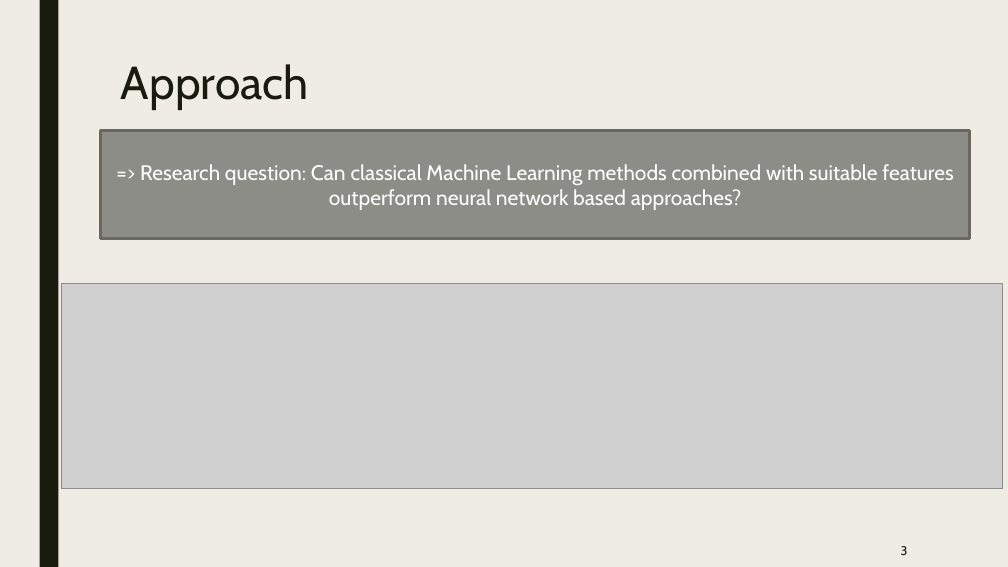
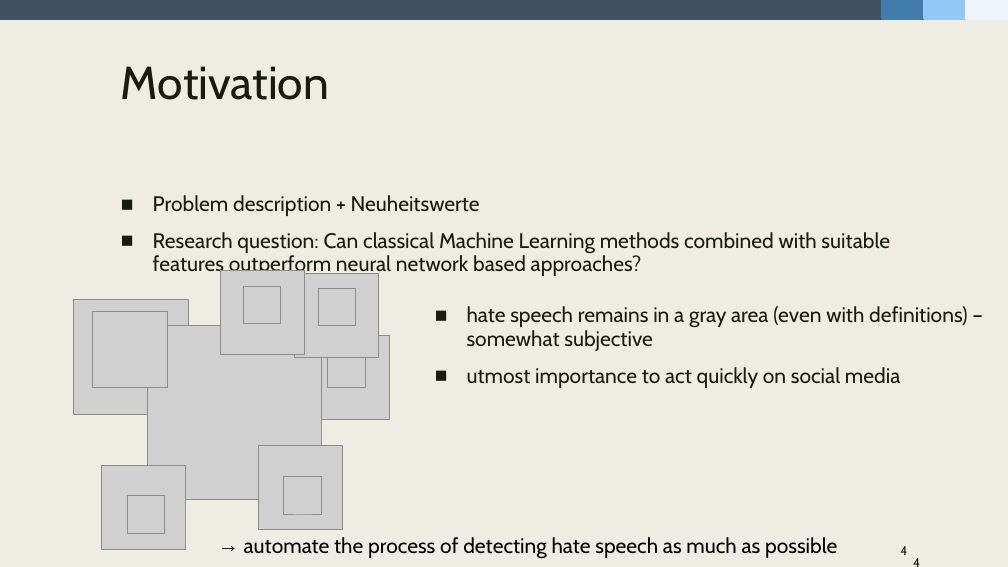
Before and after one commit to fidsusj/HateSpeechDetection, a slide deck: slide 4 of docs/presentation/presentation-slides.pptx (slide 3 before the commit). Drawn at 1008x567 pixels with LibreOffice and Linux fonts; fonts in the diff are those of the drawing; grey boxes stand for pictures. Boxes give left, top, right and bottom in pixels: in the first picture for what was removed or moved away, otherwise in the second. Text is boxed around its words. In the diff, an @@ line names an element or a change of style, - is before the commit and + after.

```diff
--- a/docs/presentation/presentation-slides.pptx
+++ b/docs/presentation/presentation-slides.pptx
@@ rectangle added at [0,0,883,19], fill #3F5161, outline #3F5161 2.75 pt @@
@@ rectangle removed at [39,0,58,567] @@
@@ rectangle added at [883,0,925,19], fill #427CAC, outline #427CAC 2.75 pt @@
@@ rectangle added at [925,0,966,19], fill #91C8F6, outline #91C8F6 2.75 pt @@
@@ rectangle added at [966,0,1008,19], fill #EFF4F9, outline #EFF4F9 2.75 pt @@
@@ title at [121,66,329,100]: text changed @@
-Approach
+Motivation
@@ text "Problem description + Neuheitswerte": place and size @@
-text "Problem description + Neuheitswerte" at [101,130,969,238]
+text "Problem description + Neuheitswerte" at [153,195,890,277]
@@ text "Problem description + Neuheitswerte" at [153,195,890,277]: vertical alignment middle to top; fill #8C8D86 to none; outline #686863 2.75 pt to none @@
@@ text at [153,195,890,277]: text changed; text colour #FFFFFF to #191B0E @@
-=> Research question: Can classical Machine Learning methods combined with suitable features outperform neural network based approaches?
+■ Problem description + Neuheitswerte
+■ Research question: Can classical Machine Learning methods combined with suitable features outperform neural network based approaches?
@@ picture removed at [61,284,1003,488] @@
@@ picture added at [220,271,304,355] @@
@@ picture added at [243,287,281,324] @@
@@ picture added at [295,273,379,357] @@
@@ picture added at [318,289,355,326] @@
@@ picture added at [73,300,188,415] @@
@@ picture added at [92,312,168,387] @@
@@ picture added at [147,326,321,499] @@
@@ text added at [467,306,968,351], 20 pt, text #191B0E @@
+■ hate speech remains in a gray area (even with definitions) – somewhat subjective
@@ picture added at [306,336,390,420] @@
@@ picture added at [327,349,366,388] @@
@@ text added at [467,367,900,388], 20 pt, text #191B0E @@
+■ utmost importance to act quickly on social media
@@ picture added at [258,445,342,529] @@
@@ picture added at [102,465,186,549] @@
@@ picture added at [284,476,321,514] @@
@@ picture added at [127,496,165,534] @@
@@ text added at [244,537,837,559], 20 pt, text #000000 @@
+→ automate the process of detecting hate speech as much as possible
@@ page number added at [796,546,929,567], 12 pt, text #191B0E @@
+4
@@ page number at [900,546,907,555]: text changed @@
-3
+4
```
Also in this commit, not shown: 5 other slides changed, 7 slides added.
